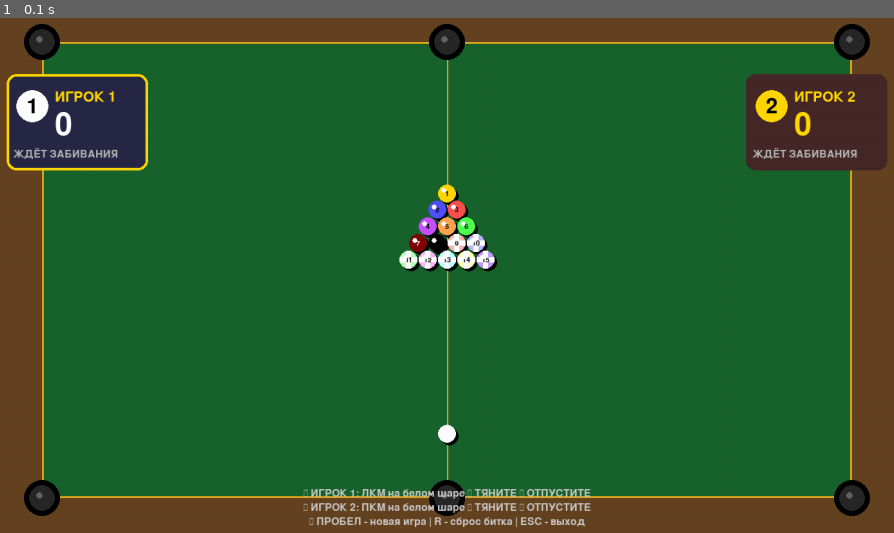
Above: before the commit, frame 1.
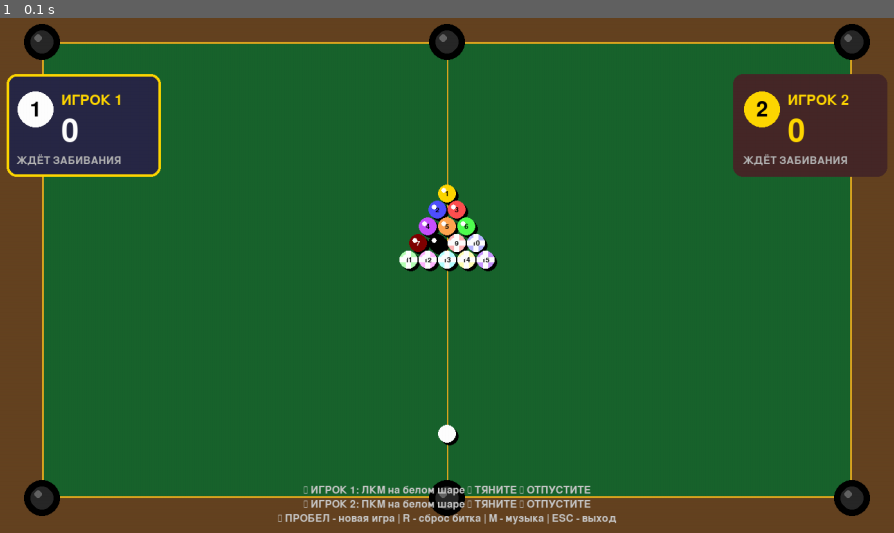
Above: after the commit, the same moment.

Repository: 174rulit/billiard-pygame
Game: pygame game, started from main.py
Same seed, same stepped clock (60 frames per second), same inputs: the game is played once before the commit and once after it.
Inputs:
- Up to frame 1 (0.1 s): no input

The runs differ from the first frame. In frame 1, 3.7% of the frame differs, in the area x 0-100%, y 2-99%.

Commit message:
Update ui.py

Diff:
--- a/ui.py
+++ b/ui.py
@@ -1,4 +1,5 @@
 import pygame
+import math
 from config import *
 
 class UI:
@@ -10,64 +11,58 @@
         self.font_tiny = pygame.font.Font(None, 24)
 
     def draw_player_panels(self, scores, current_player, player1_type, player2_type):
-        """Рисует панели игроков ВНЕ стола (слева и справа)"""
+        """Рисует панели игроков ВНЕ стола"""
 
         # ЛЕВАЯ ПАНЕЛЬ - Игрок 1
-        panel_width = 220
+        panel_width = 240
         panel_x = 15
         panel_y = TABLE_MARGIN + 50
 
-        # Фон панели
-        panel_rect = pygame.Rect(panel_x, panel_y, panel_width, 150)
+        panel_rect = pygame.Rect(panel_x, panel_y, panel_width, 160)
         pygame.draw.rect(self.screen, (40, 40, 70, 220), panel_rect, 0, 15)
 
-        # Рамка активного игрока
         if current_player == 1:
             pygame.draw.rect(self.screen, COLORS['GOLD'], panel_rect, 4, 15)
 
-        # Аватар/индикатор
-        pygame.draw.circle(self.screen, COLORS['WHITE'], (panel_x + 40, panel_y + 50), 25)
-        pygame.draw.circle(self.screen, COLORS['WHITE'], (panel_x + 40, panel_y + 50), 22)
+        # Аватар
+        pygame.draw.circle(self.screen, COLORS['WHITE'], (panel_x + 45, panel_y + 55), 28)
         text_1 = self.font_medium.render("1", True, (0, 0, 0))
-        text_rect_1 = text_1.get_rect(center=(panel_x + 40, panel_y + 50))
+        text_rect_1 = text_1.get_rect(center=(panel_x + 45, panel_y + 55))
         self.screen.blit(text_1, text_rect_1)
 
-        # Имя и счёт
         name_text = self.font_small.render("ИГРОК 1", True, COLORS['UI_TEXT'])
-        self.screen.blit(name_text, (panel_x + 75, panel_y + 25))
+        self.screen.blit(name_text, (panel_x + 85, panel_y + 30))
 
         score_text = self.font_large.render(str(scores[1]), True, COLORS['WHITE'])
-        self.screen.blit(score_text, (panel_x + 75, panel_y + 55))
+        self.screen.blit(score_text, (panel_x + 85, panel_y + 65))
 
-        # Тип шаров
         if player1_type == 'solid':
             type_text = self.font_tiny.render("СПЛОШНЫЕ ●", True, (255, 255, 100))
         elif player1_type == 'stripe':
             type_text = self.font_tiny.render("ПОЛОСАТЫЕ ▬", True, (255, 255, 100))
         else:
             type_text = self.font_tiny.render("ЖДЁТ ЗАБИВАНИЯ", True, (180, 180, 180))
-        self.screen.blit(type_text, (panel_x + 10, panel_y + 115))
+        self.screen.blit(type_text, (panel_x + 15, panel_y + 125))
 
         # ПРАВАЯ ПАНЕЛЬ - Игрок 2
         panel2_x = SCREEN_WIDTH - panel_width - 15
 
-        panel2_rect = pygame.Rect(panel2_x, panel_y, panel_width, 150)
+        panel2_rect = pygame.Rect(panel2_x, panel_y, panel_width, 160)
         pygame.draw.rect(self.screen, (70, 40, 40, 220), panel2_rect, 0, 15)
 
         if current_player == 2:
             pygame.draw.rect(self.screen, COLORS['GOLD'], panel2_rect, 4, 15)
 
-        pygame.draw.circle(self.screen, COLORS['YELLOW'], (panel2_x + 40, panel_y + 50), 25)
-        pygame.draw.circle(self.screen, COLORS['YELLOW'], (panel2_x + 40, panel_y + 50), 22)
+        pygame.draw.circle(self.screen, COLORS['YELLOW'], (panel2_x + 45, panel_y + 55), 28)
         text_2 = self.font_medium.render("2", True, (0, 0, 0))
-        text_rect_2 = text_2.get_rect(center=(panel2_x + 40, panel_y + 50))
+        text_rect_2 = text_2.get_rect(center=(panel2_x + 45, panel_y + 55))
         self.screen.blit(text_2, text_rect_2)
 
         name_text2 = self.font_small.render("ИГРОК 2", True, COLORS['UI_TEXT'])
-        self.screen.blit(name_text2, (panel2_x + 75, panel_y + 25))
+        self.screen.blit(name_text2, (panel2_x + 85, panel_y + 30))
 
         score_text2 = self.font_large.render(str(scores[2]), True, COLORS['YELLOW'])
-        self.screen.blit(score_text2, (panel2_x + 75, panel_y + 55))
+        self.screen.blit(score_text2, (panel2_x + 85, panel_y + 65))
 
         if player2_type == 'solid':
             type_text2 = self.font_tiny.render("СПЛОШНЫЕ ●", True, (255, 255, 100))
@@ -75,15 +70,14 @@
             type_text2 = self.font_tiny.render("ПОЛОСАТЫЕ ▬", True, (255, 255, 100))
         else:
             type_text2 = self.font_tiny.render("ЖДЁТ ЗАБИВАНИЯ", True, (180, 180, 180))
-        self.screen.blit(type_text2, (panel2_x + 10, panel_y + 115))
+        self.screen.blit(type_text2, (panel2_x + 15, panel_y + 125))
 
     def draw_table(self):
-        """Отрисовка стола (только игровая поверхность)"""
-        # Фон стола
+        """Отрисовка стола"""
         pygame.draw.rect(self.screen, COLORS['TABLE'],
                         (0, 0, SCREEN_WIDTH, SCREEN_HEIGHT))
 
-        # Деревянные борта
+        # Борта
         pygame.draw.rect(self.screen, COLORS['WOOD'],
                         (0, 0, SCREEN_WIDTH, TABLE_MARGIN))
         pygame.draw.rect(self.screen, COLORS['WOOD'],
@@ -101,46 +95,66 @@
         pygame.draw.rect(self.screen, COLORS['LINE'],
                         (TABLE_MARGIN, TABLE_MARGIN, TABLE_WIDTH, TABLE_HEIGHT), 3)
 
+        # Центральная линия
         pygame.draw.line(self.screen, COLORS['LINE'],
                         (SCREEN_WIDTH // 2, TABLE_MARGIN),
                         (SCREEN_WIDTH // 2, SCREEN_HEIGHT - TABLE_MARGIN), 2)
 
         # Лузы (увеличенные)
         for px, py in POCKETS:
-            # Внешнее кольцо
             pygame.draw.circle(self.screen, COLORS['POCKET'], (px, py), POCKET_RADIUS)
-            # Внутреннее кольцо
-            pygame.draw.circle(self.screen, COLORS['POCKET_INNER'], (px, py), POCKET_RADIUS - 8)
-            # Блик на лузе
-            pygame.draw.circle(self.screen, (100, 100, 100), (px - 4, py - 4), 5)
+            pygame.draw.circle(self.screen, COLORS['POCKET_INNER'], (px, py), POCKET_RADIUS - 10)
+            pygame.draw.circle(self.screen, (100, 100, 100), (px - 6, py - 6), 6)
 
     def draw_power_bar(self, power):
         bar_x = SCREEN_WIDTH // 2 - POWER_BAR_WIDTH // 2
-        bar_y = SCREEN_HEIGHT - 50
+        bar_y = SCREEN_HEIGHT - 55
 
         pygame.draw.rect(self.screen, (50, 50, 50),
                         (bar_x, bar_y, POWER_BAR_WIDTH, POWER_BAR_HEIGHT))
 
-        fill_width = int((power / 22) * POWER_BAR_WIDTH)
-        color = (100, 255, 100) if power < 11 else (255, 100, 100)
+        fill_width = int((power / 25) * POWER_BAR_WIDTH)
+        color = (100, 255, 100) if power < 12 else (255, 150, 100) if power < 20 else (255, 80, 80)
         pygame.draw.rect(self.screen, color,
                         (bar_x, bar_y, fill_width, POWER_BAR_HEIGHT))
 
         pygame.draw.rect(self.screen, COLORS['UI_TEXT'],
                         (bar_x, bar_y, POWER_BAR_WIDTH, POWER_BAR_HEIGHT), 2)
 
-        power_text = self.font_tiny.render(f"СИЛА: {int(power)}", True, COLORS['UI_TEXT'])
-        self.screen.blit(power_text, (bar_x + POWER_BAR_WIDTH // 2 - 40, bar_y - 25))
+        power_text = self.font_tiny.render(f"⚡ СИЛА: {int(power)}", True, COLORS['UI_TEXT'])
+        self.screen.blit(power_text, (bar_x + POWER_BAR_WIDTH // 2 - 50, bar_y - 28))
 
-    def draw_aim_line(self, start, end):
-        if start and end:
-            pygame.draw.line(self.screen, COLORS['GOLD'], start, end, 3)
-            # Добавляем точки на линию прицела
-            for i in range(0, 100, 15):
-                t = i / 100
-                x = start[0] + (end[0] - start[0]) * t
-                y = start[1] + (end[1] - start[1]) * t
-                pygame.draw.circle(self.screen, COLORS['GOLD'], (int(x), int(y)), 4)
+    def draw_aim_line(self, start, end, cue_ball):
+        """Отрисовка ТОНКОЙ линии направления полёта белого шара"""
+        if start and end and cue_ball and not cue_ball.in_pocket:
+            # Основная линия от центра шара до курсора
+            pygame.draw.line(self.screen, COLORS['GOLD'], start, end, 2)
+
+            # Тонкая пунктирная линия - предсказание полёта
+            dx = start[0] - end[0]
+            dy = start[1] - end[1]
+            length = math.sqrt(dx*dx + dy*dy)
+            if length > 0:
+                dir_x = dx / length
+                dir_y = dy / length
+
+                # Рисуем пунктирную линию вперёд (от шара в направлении удара)
+                step = 15
+                for i in range(step, 250, step):
+                    t = i / 100
+                    x = start[0] - dir_x * t * 8
+                    y = start[1] - dir_y * t * 8
+
+                    # Останавливаемся у границ стола
+                    if (x < TABLE_MARGIN + BALL_RADIUS or
+                        x > SCREEN_WIDTH - TABLE_MARGIN - BALL_RADIUS or
+                        y < TABLE_MARGIN + BALL_RADIUS or
+                        y > SCREEN_HEIGHT - TABLE_MARGIN - BALL_RADIUS):
+                        break
+
+                    # Рисуем маленькие точки
+                    if i % 30 < 15:
+                        pygame.draw.circle(self.screen, (255, 255, 100, 200), (int(x), int(y)), 3)
 
     def draw_game_over(self, winner):
         if winner:
@@ -149,23 +163,23 @@
             overlay.fill((0, 0, 0))
             self.screen.blit(overlay, (0, 0))
 
-            text = self.font_large.render(f"ИГРОК {winner} ПОБЕДИЛ!", True, COLORS['UI_TEXT'])
+            text = self.font_large.render(f"🏆 ИГРОК {winner} ПОБЕДИЛ! 🏆", True, COLORS['UI_TEXT'])
             x = SCREEN_WIDTH // 2 - text.get_width() // 2
-            y = SCREEN_HEIGHT // 2 - 50
+            y = SCREEN_HEIGHT // 2 - 60
             self.screen.blit(text, (x, y))
 
             sub_text = self.font_small.render("Нажмите ПРОБЕЛ для новой игры", True, COLORS['WHITE'])
             sub_x = SCREEN_WIDTH // 2 - sub_text.get_width() // 2
-            self.screen.blit(sub_text, (sub_x, y + 70))
+            self.screen.blit(sub_text, (sub_x, y + 80))
 
     def draw_instructions(self):
         instr = [
-            "🎱 ИГРОК 1: ЛКМ на белом шаре → ТЯНИТЕ → ОТПУСТИТЕ",
-            "🎱 ИГРОК 2: ПКМ на белом шаре → ТЯНИТЕ → ОТПУСТИТЕ",
-            "⌨ ПРОБЕЛ - новая игра | R - сброс битка | ESC - выход"
+            "🎯 ИГРОК 1: ЛКМ на белом шаре → ТЯНИТЕ → ОТПУСТИТЕ",
+            "🎯 ИГРОК 2: ПКМ на белом шаре → ТЯНИТЕ → ОТПУСТИТЕ",
+            "⌨ ПРОБЕЛ - новая игра | R - сброс битка | M - музыка | ESC - выход"
         ]
 
-        y = SCREEN_HEIGHT - 85
+        y = SCREEN_HEIGHT - 90
         for i, line in enumerate(instr):
             text = self.font_tiny.render(line, True, (200, 200, 200))
             x = SCREEN_WIDTH // 2 - text.get_width() // 2
